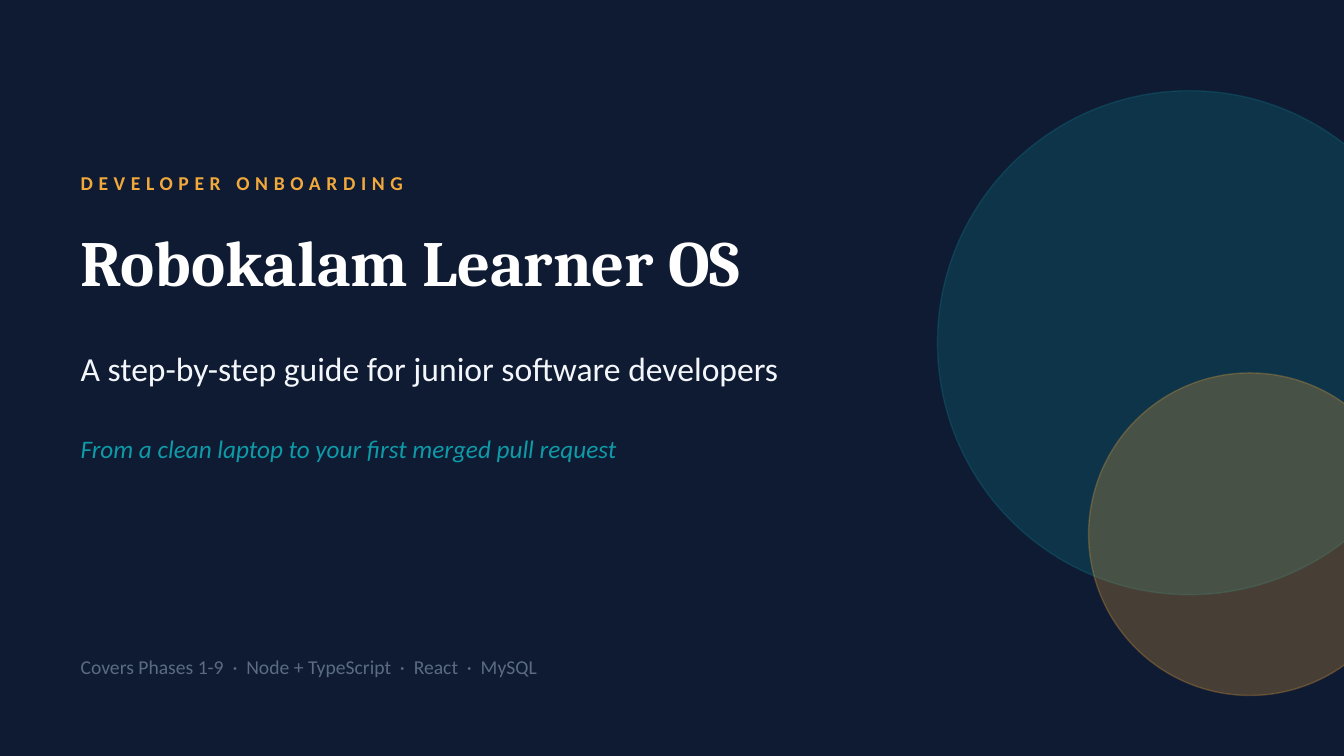
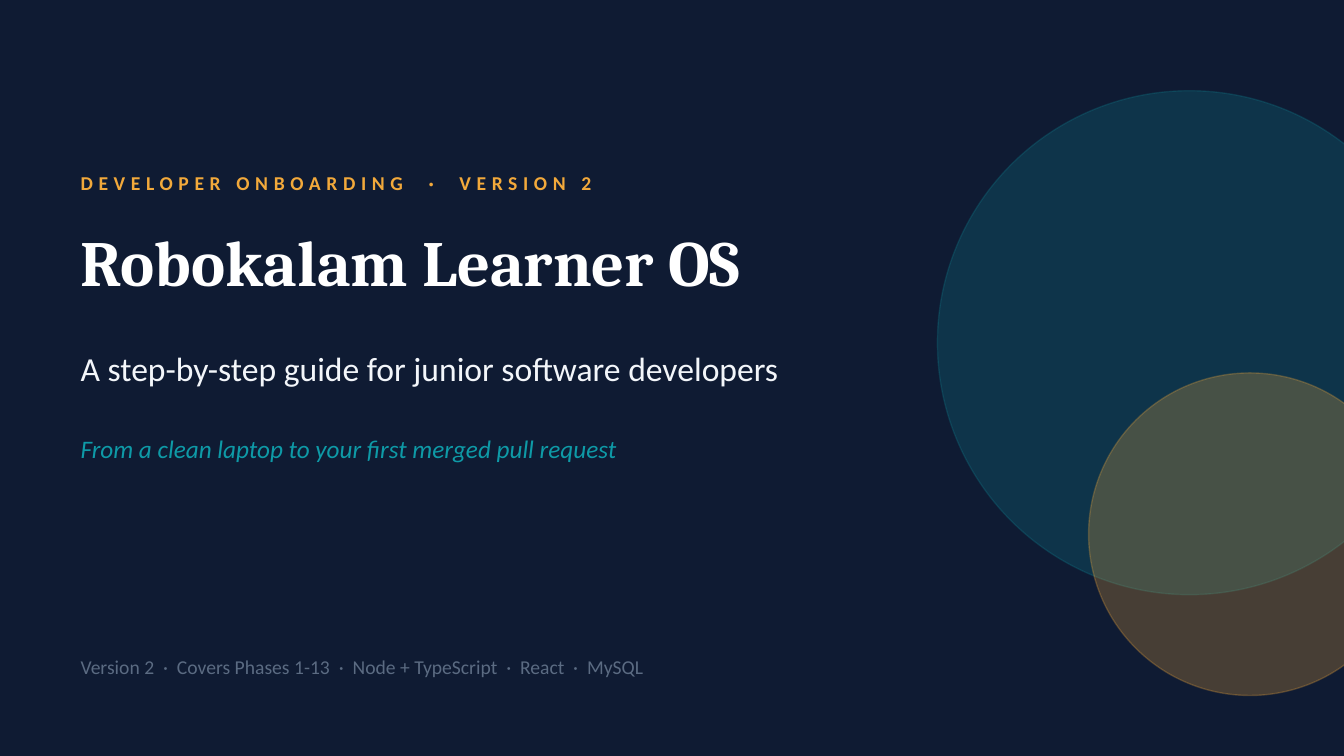
Before and after one commit to abhinayame/robokalamOS, a slide deck: slide 1 of docs/Robokalam-Learner-OS-Developer-Guide.pptx. Drawn at 1344x756 pixels with LibreOffice and Linux fonts; fonts in the diff are those of the drawing. Boxes give left, top, right and bottom in pixels: in the first picture for what was removed or moved away, otherwise in the second. Text is boxed around its words. In the diff, an @@ line names an element or a change of style, - is before the commit and + after.

```diff
--- a/docs/Robokalam-Learner-OS-Developer-Guide.pptx
+++ b/docs/Robokalam-Learner-OS-Developer-Guide.pptx
@@ text at [81, 177, 591, 190]: text changed @@
-DEVELOPER ONBOARDING
+DEVELOPER ONBOARDING · VERSION 2
@@ text at [81, 660, 643, 677]: text changed @@
-Covers Phases 1-9 · Node + TypeScript · React · MySQL
+Version 2 · Covers Phases 1-13 · Node + TypeScript · React · MySQL
```
Also in this commit, not shown: 27 other slides changed, 9 slides added, 4 other files.
